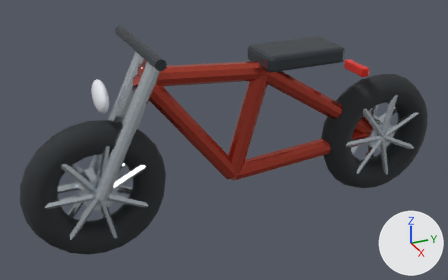
The Blender file Art/Blender/Models/vehicle_bicycle.blend as it was, and as the next commit left it.
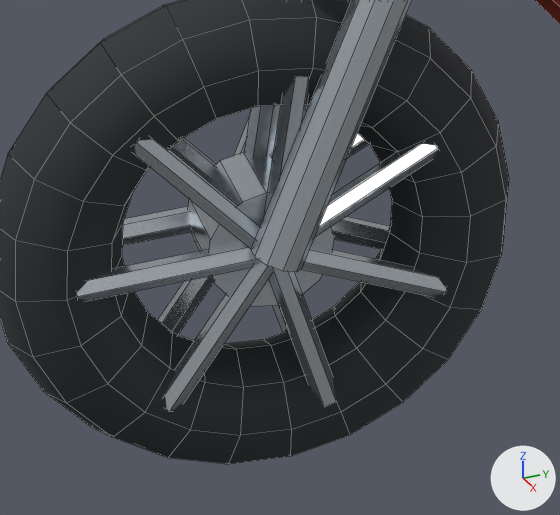
The first picture shows the older version from a 50 mm lens placed at (4.12, -2.07, 2.84), pointed at (-0.05, -0.2, 0.76). The close-ups show the older and then the newer version on the part from 5% to 40% of the width and 45% to 96% of the height of that picture. Only the edits that show in the close-ups are written down. Every picture has the same lights, and +X, +Y and +Z are marked at lower right. The close-ups show mesh edges as thin lines.

Names of what the first close-up shows: 'Alloy spoke.014', 'Alloy spoke.020', 'Alloy spoke.021', 'Alloy spoke.022', 'Alloy spoke.023', 'Alloy spoke.024', 'Alloy spoke.025', 'Alloy spoke.026', 'Alloy spoke.027', 'Fork.001', 'Hub.001', 'Tread.001' and 7 more.
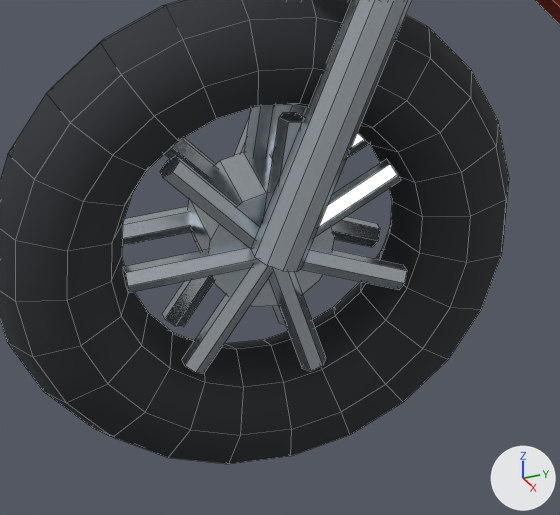
Where the change shows, as pixel boxes [x1, y1, x2, y2] in the close-ups (560 x 515 px):
'Alloy spoke.021', moved, rescaled (25% narrower, 14% shorter): before [77, 245, 261, 301]; after [123, 245, 261, 293]
'Alloy spoke.027', reshaped (16% narrower, 25% shorter): before [165, 262, 271, 411]; after [182, 262, 271, 373]
'Alloy spoke.022', reshaped: before [135, 140, 260, 248]; after [160, 156, 260, 248]
'Alloy spoke.026', reshaped (14% narrower, 25% shorter): before [268, 267, 336, 406]; after [268, 267, 326, 371]
'Alloy spoke.025', reshaped (27% narrower, 12% shorter): before [301, 247, 447, 296]; after [301, 247, 407, 290]
'Alloy spoke.024', reshaped: before [315, 144, 439, 237]; after [315, 159, 401, 237]
'Alloy spoke.023', reshaped (11% narrower, 26% shorter): before [264, 77, 309, 216]; after [264, 113, 304, 216]

What changed in the scene script:
```text
Change me_alloy_spoke_021:
    remove me_alloy_spoke_021.from_pydata(...)  # 12 vertices, 8 faces; spans x 0.073..0.127, y -1.666..-1.27, z 0.557..0.603
    add me_alloy_spoke_021.from_pydata(...)  # 12 vertices, 8 faces; spans x 0.073..0.127, y -1.567..-1.27, z 0.557..0.603
    me_alloy_spoke_021 part 1: the whole mesh is scaled about its middle by (1, 0.75, 1), then moved by (0.0, 0.049, 0.0)
Change me_alloy_spoke_022:
    remove me_alloy_spoke_022.from_pydata(...)  # 12 vertices, 8 faces; spans x 0.073..0.127, y -1.535..-1.252, z 0.565..0.904
    add me_alloy_spoke_022.from_pydata(...)  # 12 vertices, 8 faces; spans x 0.073..0.127, y -1.473..-1.252, z 0.565..0.827
    me_alloy_spoke_022 part 2
    add for i in [*range(6, 12)]: me_alloy_spoke_022.vertices[i].co += Vector((0.0, 0.062, -0.077))
Change me_alloy_spoke_023:
    remove me_alloy_spoke_023.from_pydata(...)  # 12 vertices, 8 faces; spans x 0.077..0.123, y -1.296..-1.156, z 0.574..0.972
    add me_alloy_spoke_023.from_pydata(...)  # 12 vertices, 8 faces; spans x 0.077..0.123, y -1.296..-1.178, z 0.574..0.876
    me_alloy_spoke_023 part 3
    add for i in [*range(6, 12)]: me_alloy_spoke_023.vertices[i].co += Vector((0.0, -0.022, -0.097))
Change me_alloy_spoke_024:
    remove me_alloy_spoke_024.from_pydata(...)  # 12 vertices, 8 faces; spans x 0.073..0.127, y -1.28..-0.903, z 0.559..0.773
    add me_alloy_spoke_024.from_pydata(...)  # 12 vertices, 8 faces; spans x 0.073..0.127, y -1.28..-0.992, z 0.559..0.73
    me_alloy_spoke_024 part 4
    add for i in [*range(6, 12)]: me_alloy_spoke_024.vertices[i].co += Vector((0.0, -0.089, -0.043))
Change me_alloy_spoke_025:
    remove me_alloy_spoke_025.from_pydata(...)  # 12 vertices, 8 faces; spans x 0.073..0.127, y -1.28..-0.903, z 0.387..0.601
    add me_alloy_spoke_025.from_pydata(...)  # 12 vertices, 8 faces; spans x 0.073..0.127, y -1.28..-0.992, z 0.43..0.601
    me_alloy_spoke_025 part 5
    add for i in [*range(6, 12)]: me_alloy_spoke_025.vertices[i].co += Vector((0.0, -0.089, 0.043))
Change me_alloy_spoke_026:
    remove me_alloy_spoke_026.from_pydata(...)  # 12 vertices, 8 faces; spans x 0.077..0.123, y -1.296..-1.156, z 0.188..0.586
    add me_alloy_spoke_026.from_pydata(...)  # 12 vertices, 8 faces; spans x 0.077..0.123, y -1.296..-1.178, z 0.284..0.586
    me_alloy_spoke_026 part 6
    add for i in [*range(6, 12)]: me_alloy_spoke_026.vertices[i].co += Vector((0.0, -0.022, 0.097))
Change me_alloy_spoke_027:
    remove me_alloy_spoke_027.from_pydata(...)  # 12 vertices, 8 faces; spans x 0.073..0.127, y -1.535..-1.252, z 0.256..0.595
    add me_alloy_spoke_027.from_pydata(...)  # 12 vertices, 8 faces; spans x 0.073..0.127, y -1.473..-1.252, z 0.333..0.595
    me_alloy_spoke_027 part 7
    add for i in [*range(6, 12)]: me_alloy_spoke_027.vertices[i].co += Vector((0.0, 0.062, 0.077))
```
